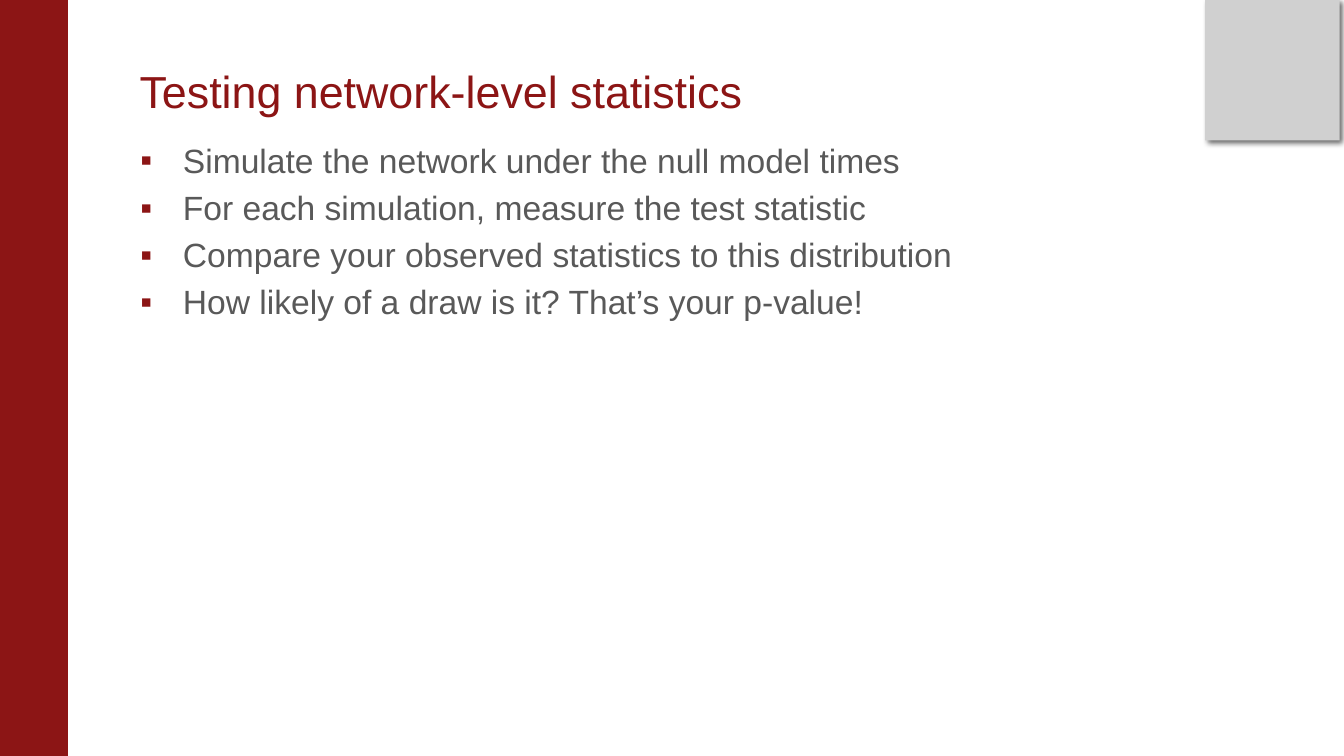
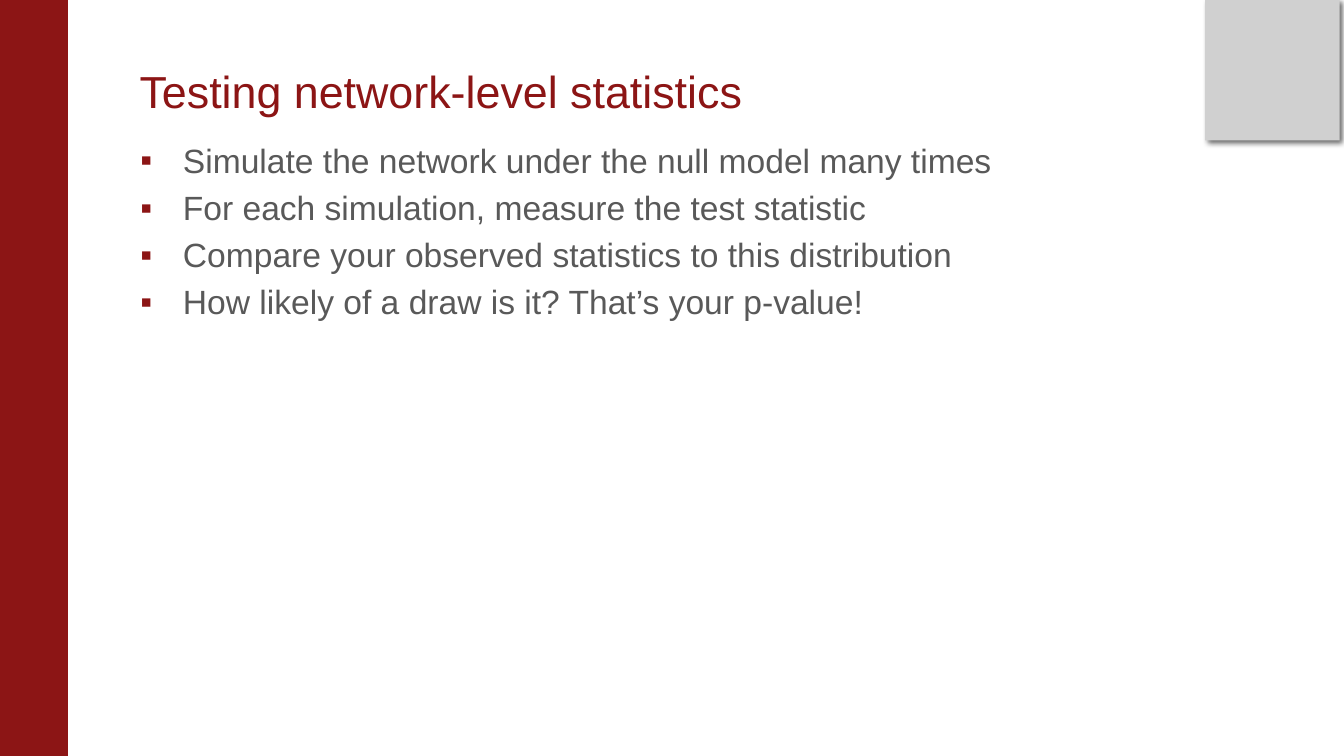
Before and after one commit to AustinVL/SICSS_2019_Flash_Talk, a slide deck: slide 18 of FlashTalk.pptx (slide 16 before the commit). Drawn at 1344x756 pixels with LibreOffice and Linux fonts; fonts in the diff are those of the drawing; grey boxes stand for pictures; background and template pictures are left out. Boxes give left, top, right and bottom in pixels: in the first picture for what was removed or moved away, otherwise in the second. Text is boxed around its words. In the diff, an @@ line names an element or a change of style, - is before the commit and + after.

```diff
--- a/FlashTalk.pptx
+++ b/FlashTalk.pptx
@@ text at (183,148,991,179): text changed @@
-  ▪ Simulate the network under the null model times
+  ▪ Simulate the network under the null model many times
```
Also in this commit, not shown: 5 other slides changed, 2 slides added, 1 other file.
